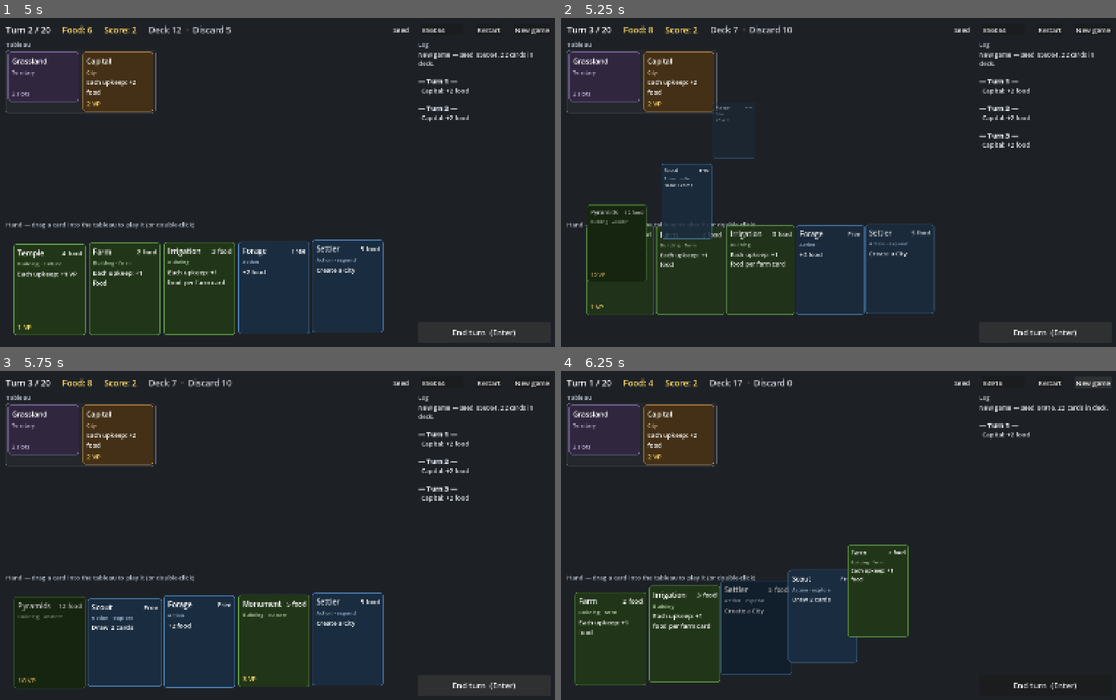
Above: before the commit, frames 1-4 (two rows, left to right).
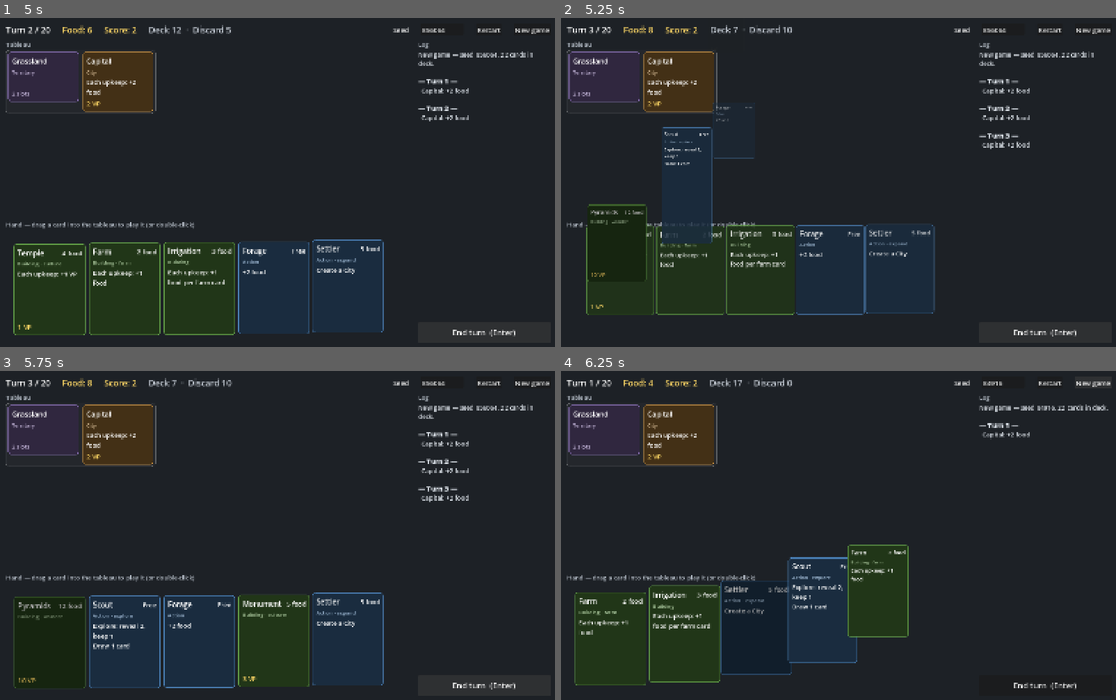
Above: after the commit, the same moments.

Repository: r888888888/4x-card-game
Game: Godot game, scene res://ui/main.tscn
Same seed, same stepped clock (60 frames per second), same inputs: the game is played once before the commit and once after it.
Inputs:
- Up to frame 1 (5 s): click "Restart" at 0.5 s; click "Restart" at 1.25 s; click "Restart" at 2 s; click "New game" at 2.75 s; click "New game" at 3.5 s; click "End turn (Enter)" at 4.25 s
- Up to frame 2 (5.25 s): click "End turn (Enter)" at 5 s
- Up to frame 3 (5.75 s): no input
- Up to frame 4 (6.25 s): click "New game" at 5.75 s

Frame 1 is identical in both runs. In frame 2, 0.5% of the frame differs, in the area x 18-28%, y 33-69%; in frame 3, 0.9%, in the area x 15-30%, y 68-97%; in frame 4, 0.7%.

Commit message:
002: choice panel and frontier row; Scout explores; starter territory deck
Co-Authored-By: Claude Opus 5.5 <noreply@anthropic.com>

Diff:
--- a/data/cards.json
+++ b/data/cards.json
@@ -28,7 +28,7 @@
     {
       "id": "scout", "name": "Scout", "type": "action",
       "cost": {}, "vp": 0, "tags": ["explore"],
-      "effects": [ { "op": "draw", "amount": 2 } ]
+      "effects": [ { "op": "explore" }, { "op": "draw", "amount": 1 } ]
     },
     {
       "id": "forage", "name": "Forage", "type": "action",
@@ -58,6 +58,22 @@
     {
       "id": "grassland", "name": "Grassland", "type": "territory",
       "cost": {}, "vp": 0, "tags": [], "slots": 2, "keywords": []
+    },
+    {
+      "id": "plains", "name": "Plains", "type": "territory",
+      "cost": {}, "vp": 0, "tags": [], "slots": 2, "keywords": []
+    },
+    {
+      "id": "hills", "name": "Hills", "type": "territory",
+      "cost": {}, "vp": 0, "tags": [], "slots": 3, "keywords": ["mountain"]
+    },
+    {
+      "id": "lakeshore", "name": "Lakeshore", "type": "territory",
+      "cost": {}, "vp": 0, "tags": [], "slots": 2, "keywords": ["fresh_water"]
+    },
+    {
+      "id": "rainforest", "name": "Rainforest", "type": "territory",
+      "cost": {}, "vp": 0, "tags": [], "slots": 1, "keywords": ["jungle"]
     }
   ]
 }
--- a/data/config.json
+++ b/data/config.json
@@ -19,5 +19,11 @@
     "temple": 2,
     "monument": 2,
     "pyramids": 1
+  },
+  "territory_deck": {
+    "plains": 2,
+    "hills": 2,
+    "lakeshore": 2,
+    "rainforest": 1
   }
 }
--- a/ui/card_view.gd
+++ b/ui/card_view.gd
@@ -1,12 +1,13 @@
 class_name CardView
 extends PanelContainer
-## Visual for one card. It rests inside a slot Control that the hand or tableau container lays
-## out, and animates itself: it lifts on hover, slides when its slot moves, flies between slots on
-## the shared effects layer, and follows the cursor while dragged. Hand cards emit drag_requested
-## and double_clicked; main.gd decides what those mean.
+## Visual for one card. It rests inside a slot Control that a zone's container lays out, and
+## animates itself: it lifts on hover, slides when its slot moves, flies between slots on the
+## shared effects layer, and follows the cursor while dragged. Hand cards emit drag_requested and
+## double_clicked; pickable cards (a pending choice) emit picked. main.gd decides what those mean.
 
 signal drag_requested(view: CardView, grab_offset: Vector2)
 signal double_clicked(view: CardView)
+signal picked(view: CardView)
 
 enum State { REST, FLYING, DRAGGING, LEAVING }
 
@@ -22,6 +23,7 @@
 
 var uid := -1
 var in_hand := false
+var pickable := false  # one of the options of a pending choice: a click picks it
 var state := State.REST
 var slot: Control  # where the card rests; laid out by the hand or tableau container
 var fx_scale := Vector2.ONE  # tweened for squash, pop and shrink; multiplies the chased scale
@@ -52,6 +54,7 @@
 func setup(card: CardInstance, card_db: Dictionary, p_in_hand: bool, play_error := "") -> void:
 	uid = card.uid
 	in_hand = p_in_hand
+	pickable = false
 	var def := card.def
 	_color = TYPE_COLORS.get(def.type, Color.GRAY)
 	_target_size = HAND_SIZE if in_hand else TABLEAU_SIZE
@@ -128,6 +131,17 @@
 	mouse_default_cursor_shape = Control.CURSOR_DRAG if playable else Control.CURSOR_FORBIDDEN
 	# Greyed but still readable; the red cost shows why.
 	modulate = Color.WHITE if playable else Color(0.68, 0.68, 0.68)
+
+
+## Makes a non-hand card clickable as a choice option (or not).
+func set_pickable(on: bool) -> void:
+	pickable = on
+	if in_hand:
+		return
+	tooltip_text = "Click to keep this territory." if on else ""
+	mouse_default_cursor_shape = Control.CURSOR_POINTING_HAND if on else Control.CURSOR_ARROW
+	if not on:
+		_set_hover(false)
 
 
 ## Tints the card red while it is held over the play area but can't be played there.
@@ -345,6 +359,11 @@
 # --- Input and hover ---
 
 func _gui_input(event: InputEvent) -> void:
+	if pickable and state == State.REST and event is InputEventMouseButton \
+			and event.button_index == MOUSE_BUTTON_LEFT and event.pressed:
+		accept_event()
+		picked.emit(self)
+		return
 	if not in_hand or _delay > 0.0 or state == State.DRAGGING or state == State.LEAVING:
 		return
 	if event is InputEventMouseButton and event.button_index == MOUSE_BUTTON_LEFT:
@@ -364,7 +383,7 @@
 
 
 func _set_hover(on: bool) -> void:
-	_hover = on and in_hand and state == State.REST
+	_hover = on and (in_hand or pickable) and state == State.REST
 	if state == State.REST:
 		z_index = 1 if _hover else 0  # draw over the neighbours while lifted
 	_update_border()
--- a/ui/main.gd
+++ b/ui/main.gd
@@ -4,7 +4,7 @@
 ##
 ## Card views stay alive between refreshes (_views, keyed by uid), so they can animate from where
 ## they were to where the engine now says they are. Cards in motion live on _fx, a layer above the
-## board; at rest they sit in slot Controls inside the hand and tableau containers.
+## board; at rest they sit in slot Controls inside the hand, tableau, frontier and choice containers.
 
 var _turn_label: Label
 var _food_label: Label
@@ -15,6 +15,10 @@
 var _groups := {}  # territory uid (-1 for cards with no territory) -> HBoxContainer of slots
 var _tableau_scroll: ScrollContainer
 var _hand: HBoxContainer
+var _frontier: HBoxContainer  # discovered, unsettled territories
+var _frontier_heading: Label
+var _choice_panel: PanelContainer  # shown while an explore choice is pending
+var _reveal: HBoxContainer  # the revealed territories to choose from, inside _choice_panel
 var _log: RichTextLabel
 var _end_turn_button: Button
 var _game_over_overlay: Control
@@ -43,7 +47,8 @@
 
 func _unhandled_key_input(event: InputEvent) -> void:
 	# Enter/Space ends the turn (unless a text field has focus).
-	if event.is_action_pressed("ui_accept") and Game.engine != null and not Game.engine.is_over:
+	if event.is_action_pressed("ui_accept") and Game.engine != null and not Game.engine.is_over \
+			and Game.engine.pending_choice.is_empty():
 		Game.engine.end_turn()
 
 
@@ -92,14 +97,18 @@
 
 
 func _on_double_clicked(view: CardView) -> void:
-	if _dragging == null:
+	if _dragging == null and Game.engine.pending_choice.is_empty():
 		_try_play(view)
 
 
+func _on_picked(view: CardView) -> void:
+	Game.engine.choose(view.uid)
+
+
 # --- Dragging ---
 
 func _on_drag_requested(view: CardView, grab_offset: Vector2) -> void:
-	if _dragging != null or Game.engine.is_over:
+	if _dragging != null or Game.engine.is_over or not Game.engine.pending_choice.is_empty():
 		return
 	_dragging = view
 	view.begin_drag(_fx, grab_offset)
@@ -156,8 +165,8 @@
 	_outcome_point = view.get_global_rect().get_center() if view != null else size / 2
 
 
-## Brings the views in line with the engine: new cards are dealt in from the deck or pop onto the
-## tableau, played cards fly to their new place, and cards that left fly to the discard pile.
+## Brings the views in line with the engine: new cards are dealt in from the deck or pop into place,
+## cards that changed zone fly to their new place, and cards that left fly towards where they went.
 func _refresh() -> void:
 	var e := Game.engine
 	_set_stat(_turn_label, "Turn %d / %d" % [e.turn, e.turn_limit()])
@@ -167,8 +176,10 @@
 
 	var hand := e.zone("hand").cards
 	var tableau := e.zone("tableau").cards
+	var frontier := e.zone("frontier").cards
+	var reveal := e.zone("reveal").cards
 	var shown := {}
-	for card in hand + tableau:
+	for card in hand + tableau + frontier + reveal:
 		shown[card.uid] = true
 	for uid in _views.keys():
 		if not shown.has(uid):
@@ -178,9 +189,16 @@
 		if _place(hand[i], true, _hand, i, dealt * Anim.DEAL_STAGGER):
 			dealt += 1
 	_place_tableau(tableau)
+	for i in frontier.size():
+		_place(frontier[i], false, _frontier, i, 0.0)
+	for i in reveal.size():
+		_place(reveal[reveal.size() - 1 - i], false, _reveal, i, 0.0)  # top of the deck first
+	_frontier_heading.visible = not frontier.is_empty()
+	_frontier.visible = not frontier.is_empty()
+	_choice_panel.visible = not e.pending_choice.is_empty()
 	_animate_outcome()
 
-	_end_turn_button.disabled = e.is_over
+	_end_turn_button.disabled = e.is_over or not e.pending_choice.is_empty()
 	_game_over_overlay.visible = e.is_over
 	if e.is_over:
 		_game_over_label.text = "Game over\n\nFinal score: %d\nSeed: %d" % [e.score(), e.seed_value]
@@ -252,8 +270,10 @@
 	if view == null:
 		view = CardView.new()
 		view.setup(card, e.card_db, in_hand, error)
+		view.set_pickable(container == _reveal)
 		view.drag_requested.connect(_on_drag_requested)
 		view.double_clicked.connect(_on_double_clicked)
+		view.picked.connect(_on_picked)
 		_views[card.uid] = view
 		var slot := _new_slot(in_hand, container, index)
 		if in_hand:
@@ -261,32 +281,43 @@
 		else:
 			view.pop_in(slot)
 		return in_hand
-	if view.in_hand != in_hand:
+	if view.slot.get_parent() != container:
 		if view == _dragging:
 			_end_drag()
 		var old_slot := view.slot
 		view.setup(card, e.card_db, in_hand, error)
+		view.set_pickable(container == _reveal)
 		view.fly_to_slot(_new_slot(in_hand, container, index), _fx)
 		_free_slot(old_slot)
 		return false
-	if view.slot.get_parent() != container:
-		view.slot.reparent(container)
 	container.move_child(view.slot, index)
 	if in_hand:
 		view.set_play_error(error)
 	return false
 
 
-## The card left the hand and tableau: it flies to the discard pile (popping first if it was just
-## played, so the player sees it resolve).
+## The card is no longer shown: it flies towards the zone it went to and fades (popping first if it
+## was just played, so the player sees it resolve).
 func _remove_view(uid: int) -> void:
 	var view: CardView = _views[uid]
 	_views.erase(uid)
 	if view == _dragging:
 		_end_drag()
 	var old_slot := view.slot
-	view.leave(_fx, _pile_point(0.75), not _outcome.is_empty() and _outcome.uid == uid)
+	view.leave(_fx, _leave_point(uid), not _outcome.is_empty() and _outcome.uid == uid)
 	_free_slot(old_slot)
+
+
+## Where a card that left the board flies: the deck or discard counter, or for a territory put back
+## in the territory deck, the edge of the choice panel.
+func _leave_point(uid: int) -> Vector2:
+	var e := Game.engine
+	if e.zone("territory_deck").find(uid) != null:
+		var r := _choice_panel.get_global_rect()
+		return Vector2(r.end.x, r.get_center().y)
+	if e.zone("deck").find(uid) != null:
+		return _pile_point(0.25)
+	return _pile_point(0.75)
 
 
 ## Resource tokens for the last play: costs fly from the counters to the card, gains and VP fly
@@ -485,6 +516,29 @@
 	var play_area := VBoxContainer.new()
 	play_area.size_flags_horizontal = Control.SIZE_EXPAND_FILL
 	body.add_child(play_area)
+	_choice_panel = PanelContainer.new()
+	var choice_style := StyleBoxFlat.new()
+	choice_style.bg_color = Color(0.54, 0.44, 0.71, 0.12)
+	choice_style.border_color = CardView.TYPE_COLORS.territory
+	choice_style.set_border_width_all(2)
+	choice_style.set_corner_radius_all(10)
+	choice_style.set_content_margin_all(10)
+	_choice_panel.add_theme_stylebox_override("panel", choice_style)
+	_choice_panel.hide()
+	play_area.add_child(_choice_panel)
+	var choice_box := VBoxContainer.new()
+	_choice_panel.add_child(choice_box)
+	choice_box.add_child(_heading("Explore — click a territory to keep it in the frontier; the other goes to the bottom of the territory deck"))
+	_reveal = HBoxContainer.new()
+	_reveal.add_theme_constant_override("separation", 12)
+	choice_box.add_child(_reveal)
+	_frontier_heading = _heading("Frontier — discovered, not yet settled")
+	_frontier_heading.hide()
+	play_area.add_child(_frontier_heading)
+	_frontier = HBoxContainer.new()
+	_frontier.add_theme_constant_override("separation", 10)
+	_frontier.hide()
+	play_area.add_child(_frontier)
 	play_area.add_child(_heading("Tableau"))
 	_tableau_scroll = ScrollContainer.new()
 	_tableau_scroll.size_flags_vertical = Control.SIZE_EXPAND_FILL
